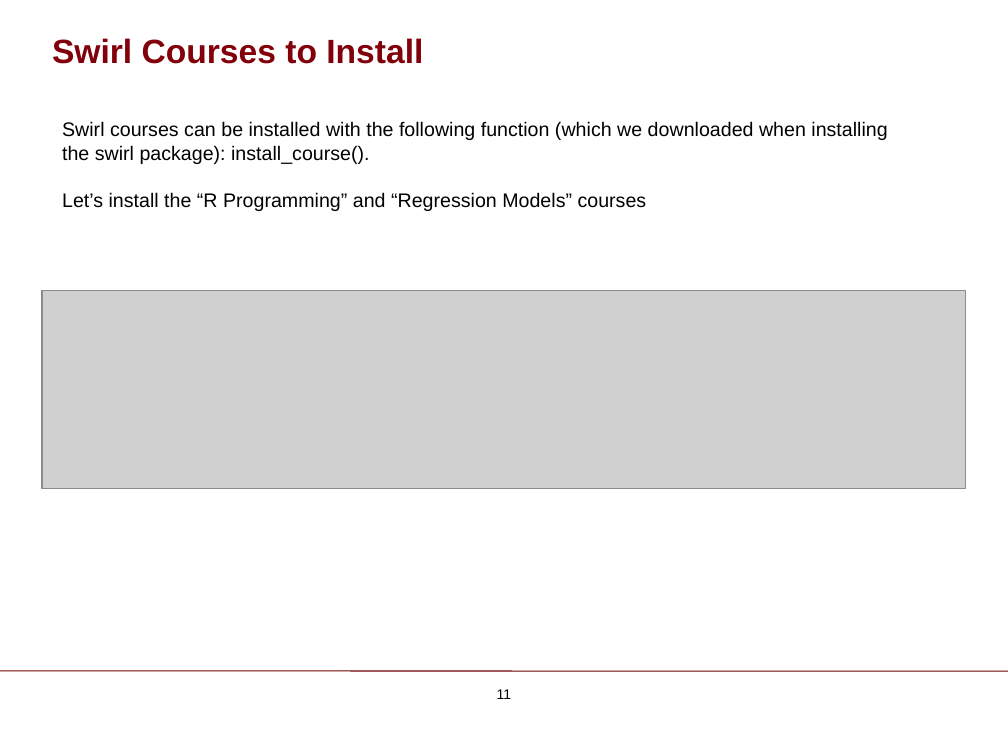
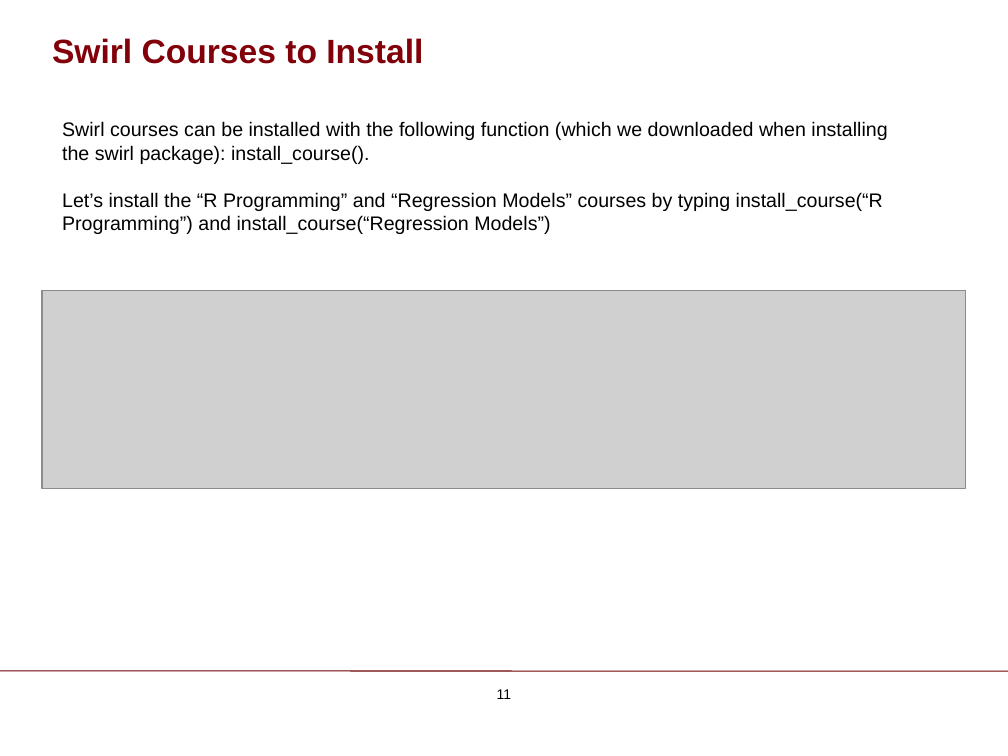
Before and after one commit to ChicagoBoothAnalytics/site, a slide deck: slide 11 of zzz MEDIA/R Basics.pptx. Drawn at 1008x756 pixels with LibreOffice and Linux fonts; fonts in the diff are those of the drawing; grey boxes stand for pictures; background and template pictures are left out. Boxes give left, top, right and bottom in pixels: in the first picture for what was removed or moved away, otherwise in the second. Text is boxed around its words. In the diff, an @@ line names an element or a change of style, - is before the commit and + after.

```diff
--- a/zzz MEDIA/R Basics.pptx
+++ b/zzz MEDIA/R Basics.pptx
@@ text at (62,192,883,234): text changed @@
-Let’s install the “R Programming” and “Regression Models” courses
+Let’s install the “R Programming” and “Regression Models” courses by typing install_course(“R Programming”) and install_course(“Regression Models”)
```
Also in this commit, not shown: 3 other slides changed.
